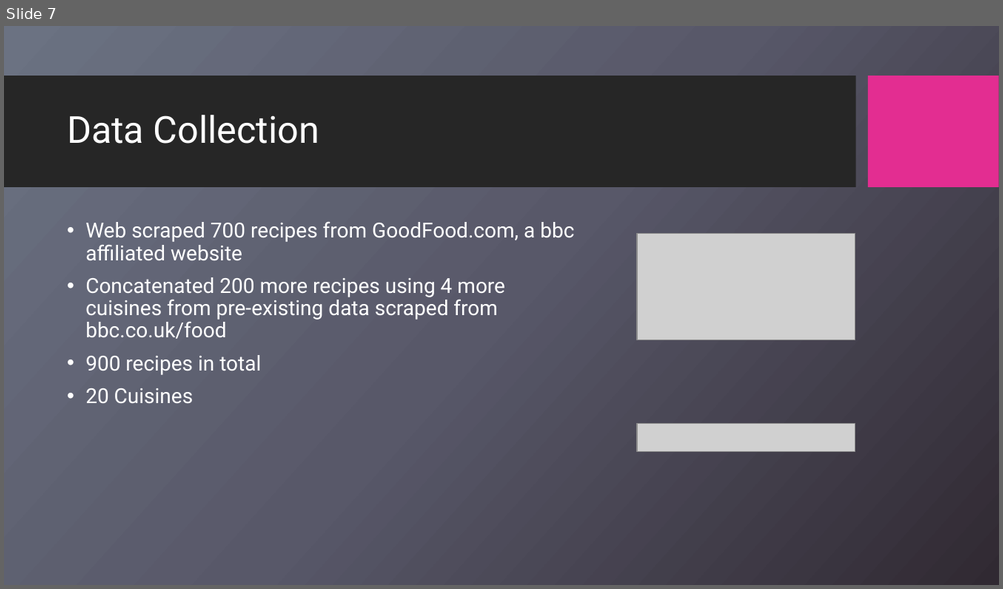
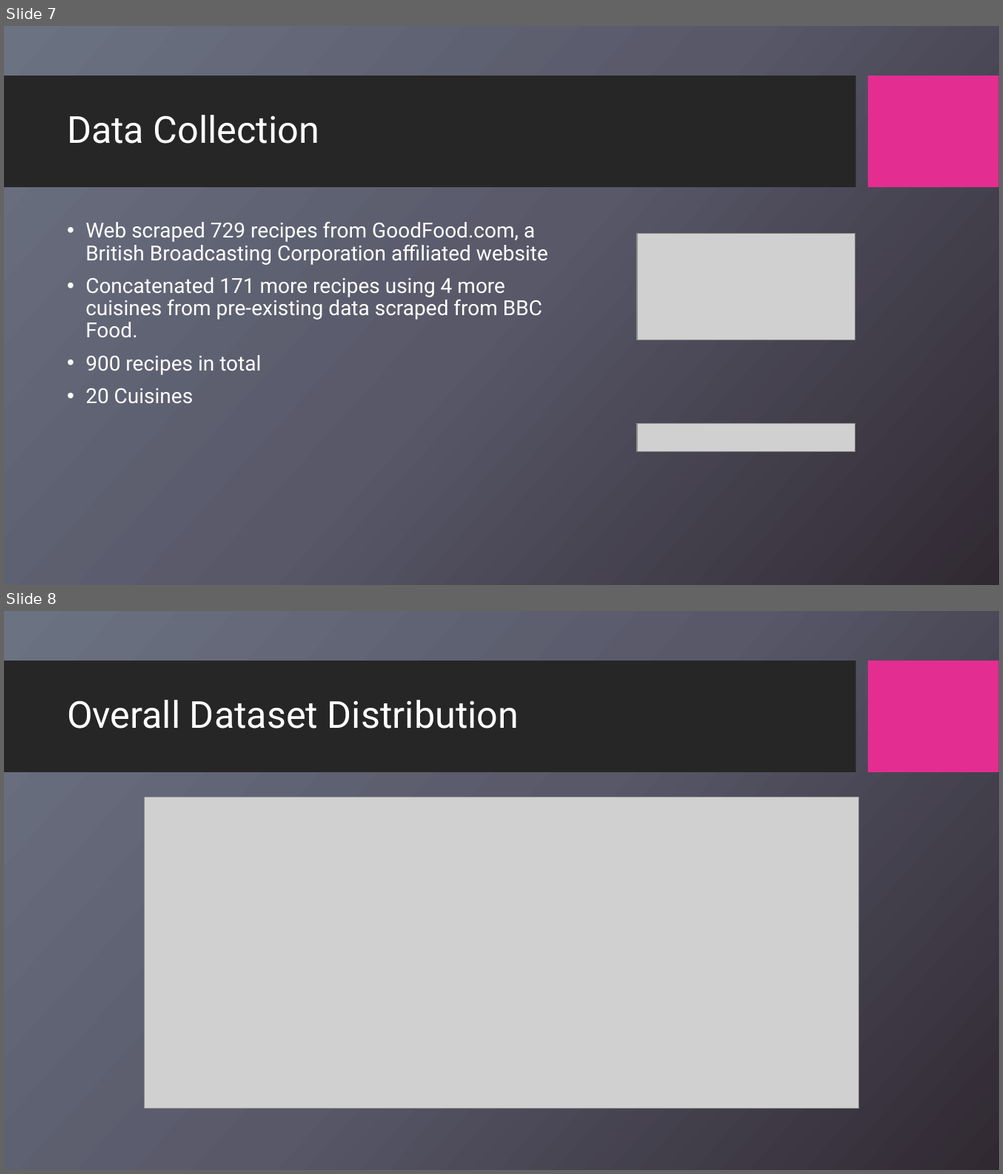
Before and after one commit to aamoeji04/Cuisine_Classification_Capstone, a slide deck: Cuisine_Classification.pptx. Shown one above the other, each under a label of ours: slide 7 before the commit, slides 7 and 8 after it. The pictures are 1003x589 and 1003x1174 pixels, drawn with LibreOffice and Linux fonts; fonts in the diff are those of the drawing; grey boxes stand for pictures; background and template pictures are left out. Boxes give left, top, right and bottom in pixels: in the first picture for what was removed or moved away, otherwise in the second. Text is boxed around its words. In the diff, an @@ line names an element or a change of style, - is before the commit and + after.

```diff
--- a/Cuisine_Classification.pptx
+++ b/Cuisine_Classification.pptx
@@ slide 8 added at box(4, 611, 999, 1170), background picture (left out); not listed: 2 template elements that a slide beside it also shows @@
@@ title added at box(67, 700, 518, 729), 36 pt, text #FFFFFF @@
+Overall Dataset Distribution
@@ picture added at box(145, 797, 859, 1110) @@
@@ slide 7 changed as well @@
@@ text at box(85, 221, 548, 338): text changed @@
-• Web scraped 700 recipes from GoodFood.com, a bbc affiliated website
-• Concatenated 200 more recipes using 4 more cuisines from pre-existing data scraped from bbc.co.uk/food
+• Web scraped 729 recipes from GoodFood.com, a British Broadcasting Corporation affiliated website
+• Concatenated 171 more recipes using 4 more cuisines from pre-existing data scraped from BBC Food.
```
Also in this commit, not shown: 9 other slides changed, 4 other slides added, 2 slides removed.
